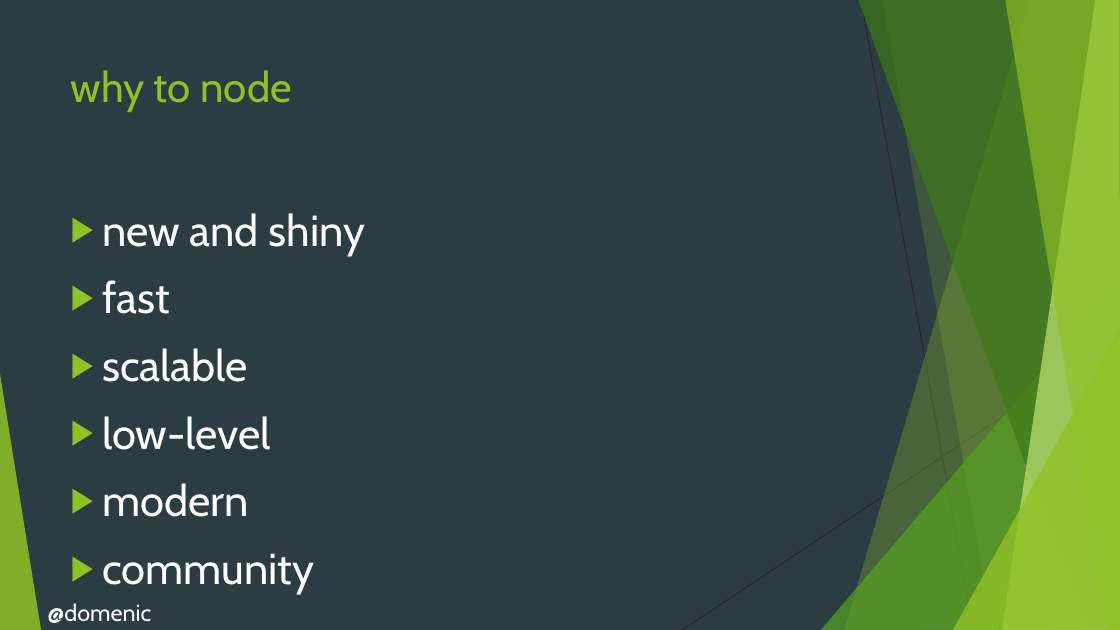
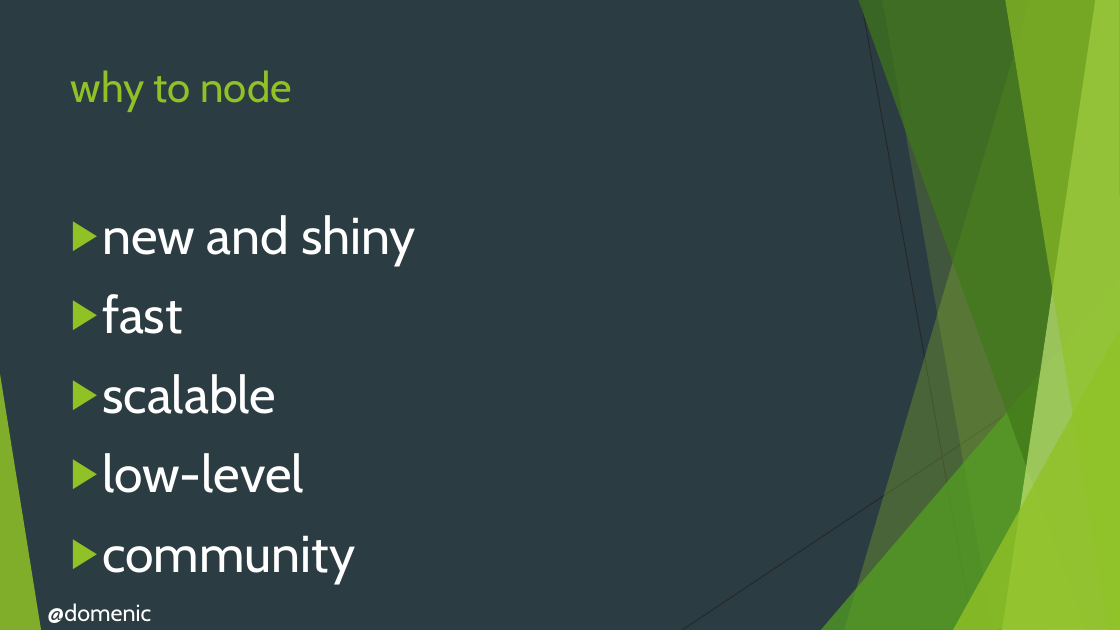
Before and after one commit to domenic/understanding-node, a slide deck: slide 6 of presentation.pptx. Drawn at 1120x630 pixels with LibreOffice and Linux fonts; fonts in the diff are those of the drawing. Boxes give left, top, right and bottom in pixels: in the first picture for what was removed or moved away, otherwise in the second. Text is boxed around its words. In the diff, an @@ line names an element or a change of style, - is before the commit and + after.

```diff
--- a/presentation.pptx
+++ b/presentation.pptx
@@ text "new and shiny" at box(102, 215, 416, 584): size 37.2 to 44.4 pt; more space between paragraphs @@
@@ text at box(102, 483, 248, 517): paragraph removed @@
-▶ modern
```
Also in this commit, not shown: 1 slide added, 1 slide removed.
